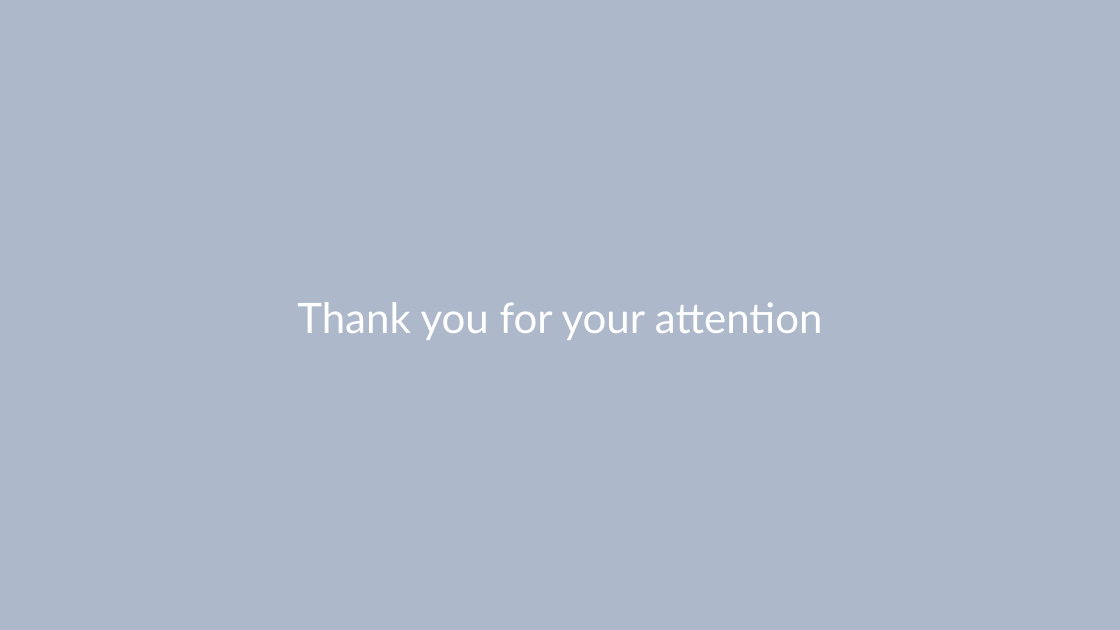
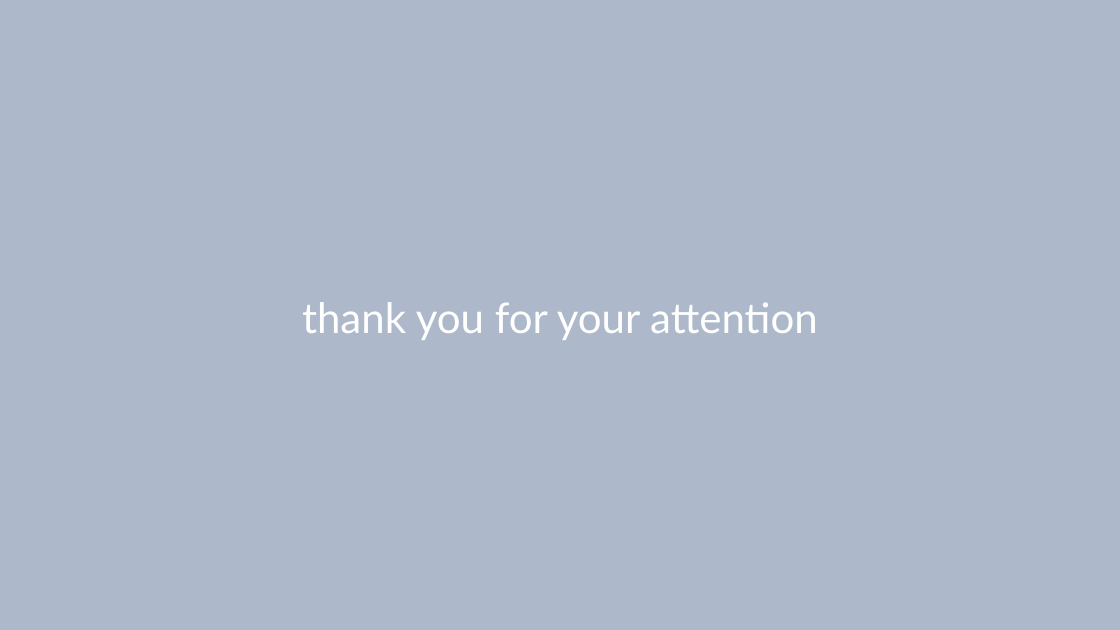
Before and after one commit to RBEGamer/HACK4TK_HACKATHON_2018, a slide deck: slide 8 of presentationHack4tk.pptx. Drawn at 1120x630 pixels with LibreOffice and Linux fonts; fonts in the diff are those of the drawing. Boxes give left, top, right and bottom in pixels: in the first picture for what was removed or moved away, otherwise in the second. Text is boxed around its words. In the diff, an @@ line names an element or a change of style, - is before the commit and + after.

```diff
--- a/presentationHack4tk.pptx
+++ b/presentationHack4tk.pptx
@@ text at (302,302,818,340): text changed @@
-Thank you for your attention
+thank you for your attention
```
Also in this commit, not shown: 7 other slides changed.
